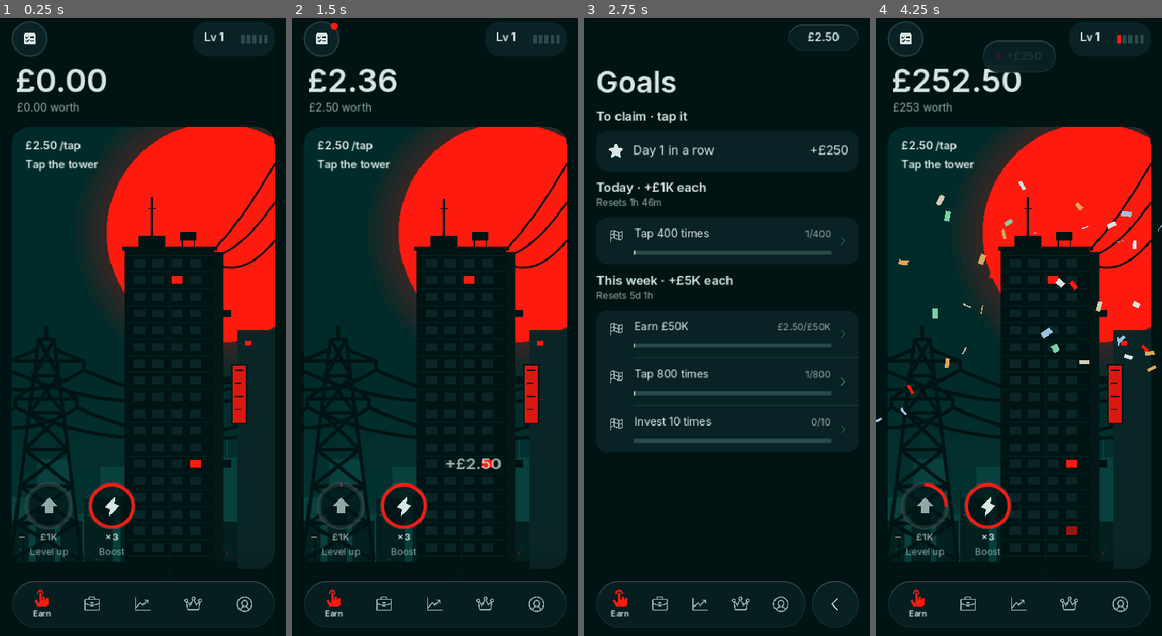
Above: before the commit, frames 1-4 (left to right).
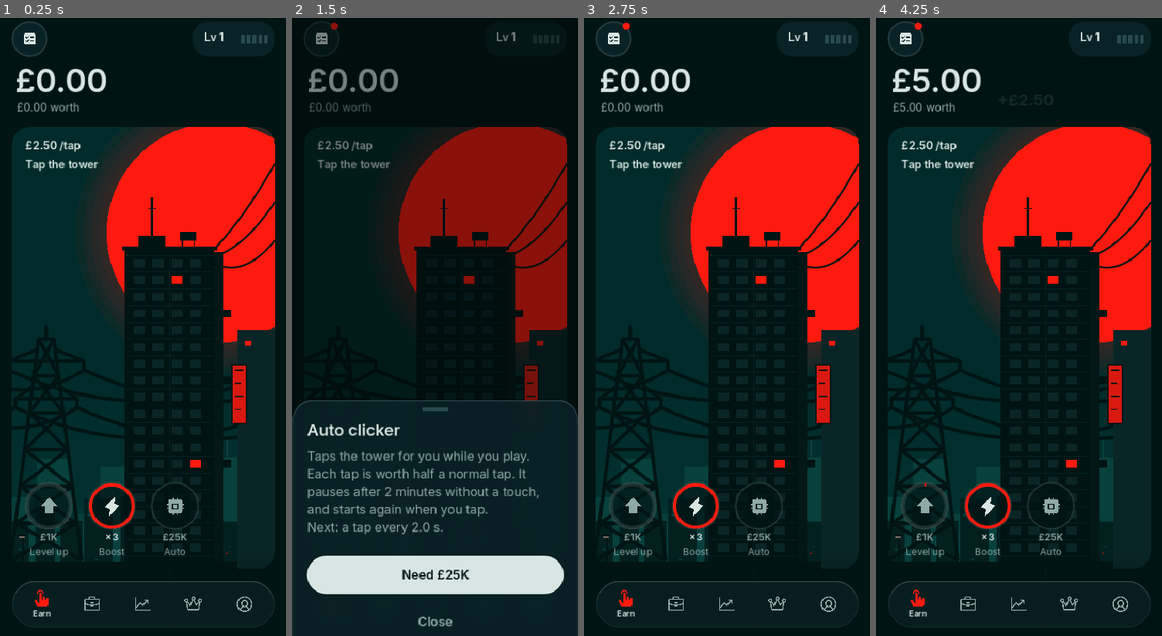
Above: after the commit, the same moments.

Repository: ytjustjosh17-cpu/MCG
Game: Godot game, scene res://scenes/main.tscn
Same seed, same stepped clock (60 frames per second), same inputs: the game is played once before the commit and once after it.
Inputs (mouse positions are in pixels of both pictures, inside the frame that each line leads up to):
- Up to frame 1 (0.25 s): no input
- Up to frame 2 (1.5 s): click "£1K" at 0.5 s; click (466, 512) at 1.25 s, where only the run after the commit has a clickable "£25K"
- Up to frame 3 (2.75 s): click (612, 36) at 2 s
- Up to frame 4 (4.25 s): click (1019, 147) at 2.77 s; click (1019, 172) at 3.5 s, where only the run before the commit has a clickable "Tap 400 times"

The runs differ from the first frame. In frame 1, 0.3% of the frame differs, in the area x 52-70%, y 75-87%; in frame 2, 25%; in frame 3, 26%, in the area x 4-97%, y 0-97%; in frame 4, 2.3%.

Commit message:
No deal pop-ups; auto clicker on Earn (save v16)
Owner: a deal popped up on every return; add an auto clicker upgrade.
- Deals never auto-show; they wait on the Business tab. Time away no
  longer counts towards the next deal. Pop-ups setting covers news only.
- Auto clicker: 5 levels (25K to 10B), a tap every 2 s down to 0.5 s,
  each worth half a tap, only while playing (pauses 2 min after the last
  touch, so an open phone can't farm). Reset by rebirth. Save v16.
- Robot buys levels under a tenth of cash: 90% day 39.3 (was 38.3).
- Tests: cost, rate, idle pause, v15 migration. All suites pass.

Co-Authored-By: Claude Opus 5.5 <noreply@anthropic.com>
Claude-Session: https://claude.ai/code/session_01G43aEuqkjUy83khniNYyKE

Diff:
--- a/game/scripts/business_page.gd
+++ b/game/scripts/business_page.gd
@@ -96,7 +96,7 @@
 		_boost.set_texts("×2 income", "", "Ready in " + Game.clock(Game.ibost_cooldown_left()))
 	_boost.value_l.add_theme_color_override("font_color", UI.TEXT)
 	_count.text = "%d of %d" % [Game.companies(), Game.businesses().size()]
-	_deal_card.visible = not Game.deal.is_empty() and bool(Game.ui.get("deals_quiet", false))
+	_deal_card.visible = not Game.deal.is_empty()   # deals wait here, never pop up
 	if _deal_card.visible:
 		_deal_row.set_texts(String(Game.deal.get("title", "Deal")), String(Game.deal.get("text", "")))
 	_empty.visible = not has
--- a/game/scripts/data.gd
+++ b/game/scripts/data.gd
@@ -236,6 +236,12 @@
 const CASINO_MAX_WIN_H := 24.0        # one payout is at most a day of income
 const CASINO_MIN_BET_CAP := 500.0     # early on you can still bet a little
 const CASINO_MIN_WIN_CAP := 1.0e5
+# Auto clicker (Earn): [cost, seconds between taps]. Each auto tap is worth
+# half a normal tap, and it only runs while you play (pauses after
+# AUTO_IDLE_S without a touch), so leaving the phone on can't farm money.
+const AUTO_LEVELS := [[2.5e4, 2.0], [4.0e5, 1.5], [8.0e6, 1.0], [2.5e8, 0.75], [1.0e10, 0.5]]
+const AUTO_TAP_SHARE := 0.5
+const AUTO_IDLE_S := 120.0
 const REBIRTH_MIN := 1.0e10          # net worth needed to rebirth (gives 10 RBP)
 const SUN_PER_DAY := 4                # never more than this a day
 # What a caught sun gives: chance of a cash prize, else a short buff (1.1).
@@ -374,4 +380,5 @@
 	"Rebirth for RBP and grow the RBP tree.",
 	"Tree unlocks: casino, Frontier, islands, relics.",
 	"Shares pay dividends every hour, on the hour.",
-]
+	"Auto clicker on Earn; deals no longer pop up.",
+]
--- a/game/scripts/earn_page.gd
+++ b/game/scripts/earn_page.gd
@@ -18,6 +18,8 @@
 var _buff: Label
 var _level_btn: IconButton
 var _boost_btn: IconButton
+var _auto_btn: IconButton
+var _auto_cap: Label
 var _hint: Label
 var _level_cap: Label
 var _boost_cap: Label
@@ -81,8 +83,17 @@
 	_boost_btn.pressed.connect(_on_boost)
 	_boost_btn.mouse_filter = Control.MOUSE_FILTER_STOP
 	_card.add_child(_boost_btn)
+	_auto_btn = IconButton.new("cpu", 64.0)
+	_auto_btn.custom_minimum_size = Vector2(80, 86)
+	_auto_btn.pressed.connect(_on_auto)
+	_auto_btn.mouse_filter = Control.MOUSE_FILTER_STOP
+	_card.add_child(_auto_btn)
 	_level_cap = _caption("Level up")
 	_boost_cap = _caption("Boost")
+	_auto_cap = _caption("Auto")
+	Game.auto_tapped.connect(func(_n: int, _v: float):
+		if is_visible_in_tree() and not Motion.reduced():
+			Motion.pop(_auto_btn, 1.06))
 
 	resized.connect(_layout)
 	Game.changed.connect(_refresh)
@@ -111,6 +122,9 @@
 	_card.size = Vector2(w - 32, maxf(260.0, h - NAV_SPACE - top))
 	_level_btn.size = _level_btn.custom_minimum_size
 	_boost_btn.size = _boost_btn.custom_minimum_size
+	_auto_btn.size = _auto_btn.custom_minimum_size
+	_auto_btn.position = Vector2(182, _card.size.y - 118)
+	_auto_cap.position = Vector2(182, _card.size.y - 32)
 	_level_btn.position = Vector2(10, _card.size.y - 118)
 	_boost_btn.position = Vector2(96, _card.size.y - 118)
 	_level_cap.position = Vector2(10, _card.size.y - 32)
@@ -174,6 +188,13 @@
 	else:
 		var total := Game.BOOST_COOLDOWN_S
 		_boost_btn.set_state(UI.SUB, 1.0 - Game.boost_cooldown_left() / total, false, Game.clock(Game.boost_cooldown_left()))
+	# Auto clicker: ring fills towards the next auto tap; caption shows speed or price.
+	if Game.auto_level == 0:
+		_auto_btn.set_state(UI.TEXT if Game.cash >= Game.auto_cost() else UI.SUB, -1.0, false, Game.money_short(Game.auto_cost()))
+	elif Game.auto_running():
+		_auto_btn.set_state(UI.TEXT, clampf(Game._auto_acc / Game.auto_interval(), 0.0, 1.0), false, "%s s" % str(Game.auto_interval()))
+	else:
+		_auto_btn.set_state(UI.SUB, 0.0, false, "Paused")
 	_card.queue_redraw()
 
 
@@ -195,6 +216,31 @@
 		Kit.toast("Lv up needs %s more%s" % [Game.money_short(Game.level_cost() - Game.cash), (" · " + wait) if wait != "" else ""])
 
 
+func _on_auto() -> void:
+	Kit.tick()
+	var lv := Game.auto_level
+	var maxed := Game.auto_cost() <= 0.0
+	var body := "Taps the tower for you while you play. Each tap is worth half a normal tap. It pauses after 2 minutes without a touch, and starts again when you tap."
+	if lv > 0:
+		body += "\nNow: level %d, a tap every %s s." % [lv, str(Game.auto_interval())]
+	var actions: Array = []
+	if not maxed:
+		var nxt: Array = Data.AUTO_LEVELS[lv]
+		body += "\nNext: a tap every %s s." % str(nxt[1])
+		var can := Game.cash >= float(nxt[0])
+		actions.append({"text": ("Upgrade · " if lv > 0 else "Buy · ") + Game.money_short(float(nxt[0])) if can else "Need " + Game.money_short(float(nxt[0]) - Game.cash), "style": "primary", "disabled": not can, "call": func():
+			if Game.buy_auto():
+				Kit.haptic("success")
+				Kit.sound("buy")
+				Kit.toast("Auto clicker · level %d" % Game.auto_level, true)
+				Game.flush_changes()
+				_tick()})
+	else:
+		body += "\nFully upgraded."
+	actions.append({"text": "Close", "style": "plain"})
+	Kit.sheet("Auto clicker", body, actions)
+
+
 func _on_boost() -> void:
 	if Game.boost_ready() and Game.taps < 20:
 		# Don't waste the boost before the player knows to tap.
--- a/game/scripts/game_state.gd
+++ b/game/scripts/game_state.gd
@@ -13,11 +13,12 @@
 signal expansion_done(biz_id: String, stage: int)
 signal market_news(item: Dictionary)
 signal dividends_paid(amount: float)
+signal auto_tapped(count: int, amount: float)
 
 const SAVE_PATH := "user://save.json"
 const SAVE_TMP := "user://save.json.tmp"
 const SAVE_BAK := "user://save.json.bak"
-const SAVE_VERSION := 15
+const SAVE_VERSION := 16
 const CHANGE_EVERY_S := 0.1
 const BOOST_MULT := 3.0
 const BOOST_LEN_S := 60.0
@@ -63,6 +64,8 @@
 var miners := {"n": 0, "hash": 0.0}   # all your miners and the cash paid for them (v10)
 var mine_target := ""  # the one coin every miner digs up (v10); change it any time
 var upgrades := {}     # head office upgrades bought: id -> true (v11)
+var auto_level := 0    # auto clicker level, 0 = none (v16)
+var _auto_acc := 0.0
 var rewards: Array = []  # earned but not yet claimed: {key, kind, title, amount} (v12)
 var rebirth := {"count": 0, "earned": 0, "nodes": {}}   # RBP earned in total, tree nodes owned (v13)
 var _rb_cache := {}      # stat -> summed tree effect; cleared when the tree changes
@@ -140,6 +143,52 @@
 
 func tap_value() -> float:
 	return (Data.tap_base(level) + income_per_hour * 0.0012) * (1.5 if has_up("tap") else 1.0) * (1.0 + rb("tap"))
+
+
+# ---- auto clicker --------------------------------------------------------
+
+func auto_cost() -> float:
+	## Price of the next level (0 when maxed).
+	return float(Data.AUTO_LEVELS[auto_level][0]) if auto_level < Data.AUTO_LEVELS.size() else 0.0
+
+
+func auto_interval() -> float:
+	return float(Data.AUTO_LEVELS[auto_level - 1][1]) if auto_level > 0 else 0.0
+
+
+func auto_running() -> bool:
+	return auto_level > 0 and now() - last_tap_at <= Data.AUTO_IDLE_S
+
+
+func buy_auto() -> bool:
+	var c := auto_cost()
+	if c <= 0.0 or cash < c:
+		return false
+	cash -= c
+	auto_level += 1
+	_bump("auto_bought")
+	GameLog.info("earn", "Auto clicker level %d" % auto_level)
+	recalc()
+	return true
+
+
+func auto_tick(dt: float) -> int:
+	## Taps for you while you play. Each tap is half a normal tap (no big
+	## taps, no Frenzy). Returns how many taps it made.
+	if not auto_running() or dt <= 0.0:
+		_auto_acc = 0.0
+		return 0
+	_auto_acc += minf(dt, 1.0)
+	var iv := auto_interval()
+	var n := int(_auto_acc / iv)
+	if n <= 0:
+		return 0
+	_auto_acc -= float(n) * iv
+	var v := tap_value() * Data.AUTO_TAP_SHARE * float(n)
+	_earn(v)
+	counters["auto_taps"] = int(counters.get("auto_taps", 0)) + n
+	auto_tapped.emit(n, v)
+	return n
 
 
 # ---- head office upgrades -------------------------------------------------
@@ -2130,6 +2179,7 @@
 		_earn((income_per_hour - float(_income_parts.get("div", 0.0))) * minf(delta, 1.0) / 3600.0)
 	tick_deals(delta)
 	tick_sun(delta)
+	auto_tick(delta)
 	if was_boosting != ibost_active():
 		recalc()
 	_check_timer += delta
@@ -2178,7 +2228,7 @@
 	_ensure_weekly()
 	# Some of the time away counts towards the next deal (up to 2 h), so
 	# short-session players still get them.
-	deal_wait -= minf(s, 1800.0)
+	# (Time away no longer brings a deal closer: deals come from play time.)
 	var capped := minf(s, offline_cap_h() * 3600.0)
 	var before := cash
 	var ib_part := 0.0
@@ -2288,7 +2338,7 @@
 		"ibost_until": ibost_until, "ibost_ready_at": ibost_ready_at,
 		"biz": biz, "shares": shares, "coins": coins, "prices": prices, "price_hist": price_hist,
 		"hist_q": hist_q, "hist_h": hist_h, "moods": moods, "coin_shift": coin_shift, "trends": trends, "fair_log": fair_log, "news": news,
-		"props": props, "items": items, "mergers": mergers, "synergies": synergies, "miners": miners, "mine_target": mine_target, "upgrades": upgrades, "rewards": rewards, "rebirth": rebirth, "casino": casino, "mine_eff": mine_eff, "achieved": achieved, "home": home,
+		"props": props, "items": items, "mergers": mergers, "synergies": synergies, "miners": miners, "mine_target": mine_target, "upgrades": upgrades, "auto_level": auto_level, "rewards": rewards, "rebirth": rebirth, "casino": casino, "mine_eff": mine_eff, "achieved": achieved, "home": home,
 		"counters": counters, "daily": daily, "weekly": weekly, "history": history,
 		"deal_wait": deal_wait, "div_hour": div_hour, "payouts": payouts, "deal": deal,
 		"ui": ui, "streak": streak, "streak_day": streak_day,
@@ -2502,6 +2552,10 @@
 		# so counting starts from the save time (nothing paid twice).
 		d["div_hour"] = int(floor(float(d.get("saved_at", 0.0)) / 3600.0)) if float(d.get("saved_at", 0.0)) > 0.0 else -1
 		v = 15
+	if v < 16:
+		# v16: the auto clicker (none yet).
+		d["auto_level"] = int(d.get("auto_level", 0))
+		v = 16
 	d["version"] = v
 	return d
 
@@ -2592,6 +2646,7 @@
 	miners = {"n": 0, "hash": 0.0}
 	mine_target = ""
 	upgrades = {}
+	auto_level = 0
 	rewards = []
 	rebirth = {"count": 0, "earned": 0, "nodes": {}}
 	_rb_cache = {}
@@ -2661,6 +2716,7 @@
 	mine_target = String(d.get("mine_target", ""))
 	upgrades = d.get("upgrades", {})
 	rewards = d.get("rewards", [])
+	auto_level = int(d.get("auto_level", 0))
 	rebirth = d.get("rebirth", {"count": 0, "earned": 0, "nodes": {}})
 	_rb_cache = {}
 	casino = d.get("casino", {"open": false, "chips": 0.0})
@@ -2854,7 +2910,7 @@
 # every saved key is in exactly one of these lists.
 const REBIRTH_RESET := ["cash", "level", "boost_until", "boost_ready_at", "ibost_until", "ibost_ready_at",
 	"biz", "shares", "coins", "props", "items", "mergers", "synergies", "miners", "mine_target",
-	"upgrades", "rewards", "home", "deal", "payouts", "history"]
+	"upgrades", "auto_level", "rewards", "home", "deal", "payouts", "history"]
 const REBIRTH_KEEP := ["total_earned", "taps", "boosts_used", "prices", "price_hist", "hist_q", "hist_h",
 	"moods", "coin_shift", "trends", "fair_log", "news", "mine_eff", "achieved", "counters", "daily",
 	"weekly", "deal_wait", "div_hour", "ui", "streak", "streak_day", "sun_wait", "sun_day", "sun_count", "vibrate",
--- a/game/scripts/main.gd
+++ b/game/scripts/main.gd
@@ -476,8 +476,8 @@
 		return
 	if Game.deal.is_empty() or _deal_open or Kit.has_open():
 		return
-	if bool(Game.ui.get("deals_quiet", false)) and not _deal_forced:
-		return  # quiet mode: the deal waits on the Business tab
+	if not _deal_forced:
+		return  # deals never pop up by themselves: they wait on the Business tab
 	var forced := _deal_forced
 	_deal_forced = false
 	if not forced and (not _stack.is_empty() or Game.now() - Game.last_tap_at < 4.0 or Kit._cele_open):
--- a/game/scripts/settings_page.gd
+++ b/game/scripts/settings_page.gd
@@ -2,7 +2,7 @@
 extends Page
 ## Settings, pushed from Profile: feel, pop-ups, updates, help, backup and reset.
 
-const POPUPS := [["all", "All"], ["deals", "Deals only"], ["none", "None"]]
+const POPUPS := [["news", "News on"], ["none", "None"]]   # deals never pop up (they wait on Business)
 const VOLUMES := [[0.0, "Off"], [0.25, "Low"], [0.5, "Medium"], [1.0, "High"]]
 const FORMATS := [["short", "Short (£1.2M)"], ["sci", "Scientific (£1.2e6)"]]
 
@@ -100,29 +100,20 @@
 
 
 static func _popup_mode() -> String:
-	var deals_off := bool(Game.ui.get("deals_quiet", false))
-	var news_off := bool(Game.ui.get("news_quiet", false))
-	if not deals_off and not news_off:
-		return "all"
-	if not deals_off:
-		return "deals"
-	if news_off:
-		return "none"
-	return "news"  # older saves: deals off, news on
+	return "none" if bool(Game.ui.get("news_quiet", false)) else "news"
 
 
 static func _popup_label(mode: String) -> String:
 	for o in POPUPS:
 		if o[0] == mode:
 			return o[1]
-	return "News only"
+	return "News on"
 
 
 func _on_popups() -> void:
 	Kit.tick()
 	Kit.pick("Pop-ups", POPUPS, _popup_mode(), func(v):
-		Game.ui["deals_quiet"] = v == "none"
-		Game.ui["news_quiet"] = v != "all"
+		Game.ui["news_quiet"] = v == "none"
 		Game.save_game()
 		refresh())
 
--- a/game/tests/pacing_sim.gd
+++ b/game/tests/pacing_sim.gd
@@ -138,6 +138,11 @@
 	var taps := int(active_s * 3.0)
 	for i in taps:
 		g.tap()
+	for k in int(active_s):
+		g.auto_tick(1.0)   # the auto clicker runs while the robot plays
+	# Buy the next auto clicker level when it costs under a tenth of cash.
+	if g.auto_cost() > 0.0 and g.auto_cost() < g.cash * 0.1:
+		g.buy_auto()
 	g.ibost_ready() and g.start_ibost()
 	g._check_achievements()
 	g.claim_all()   # claims every waiting reward before spending, like a player would
--- a/game/tests/smoke_test.gd
+++ b/game/tests/smoke_test.gd
@@ -831,6 +831,24 @@
 	_check(dv_div <= dv_paid * (1.0 + ceil(game.offline_cap_h())) * 1.01, "time away pays at most the away cap in hours")
 	game.sim_time = -1.0
 	game.reset_game(true)
+	# Auto clicker: bought in levels, taps while you play, pauses when idle.
+	game.reset_game(true)
+	game.cash = 1.0e5
+	_check(game.auto_tick(10.0) == 0, "no auto clicker, no auto taps")
+	_check(game.buy_auto() and game.auto_level == 1 and absf(game.cash - 7.5e4) < 0.01, "auto clicker level 1 costs %s" % game.money_short(Data.AUTO_LEVELS[0][0]))
+	game.tap()
+	var ac_cash: float = game.cash
+	var ac_n := 0
+	for k in 10:
+		ac_n += game.auto_tick(1.0)
+	_check(ac_n == 5 and game.cash > ac_cash, "level 1 taps every 2 s while you play (%d taps in 10 s)" % ac_n)
+	game.last_tap_at = game.now() - Data.AUTO_IDLE_S - 1.0
+	_check(game.auto_tick(5.0) == 0, "it pauses after 2 minutes without a touch")
+	var ac_old: Dictionary = game.to_dict()
+	ac_old["version"] = 15
+	ac_old.erase("auto_level")
+	_check(int(game._migrate(ac_old).get("auto_level", -1)) == 0, "v15 saves load with no auto clicker")
+	game.reset_game(true)
 	# Toasts queue: a second message never cuts the first one short.
 	var tk = root.get_node("Kit")
 	tk._toast_q.clear()
Not shown, changed: CHANGELOG.md
Not shown, changed: docs/BALANCE.md
Not shown, changed: docs/DESIGN.md
